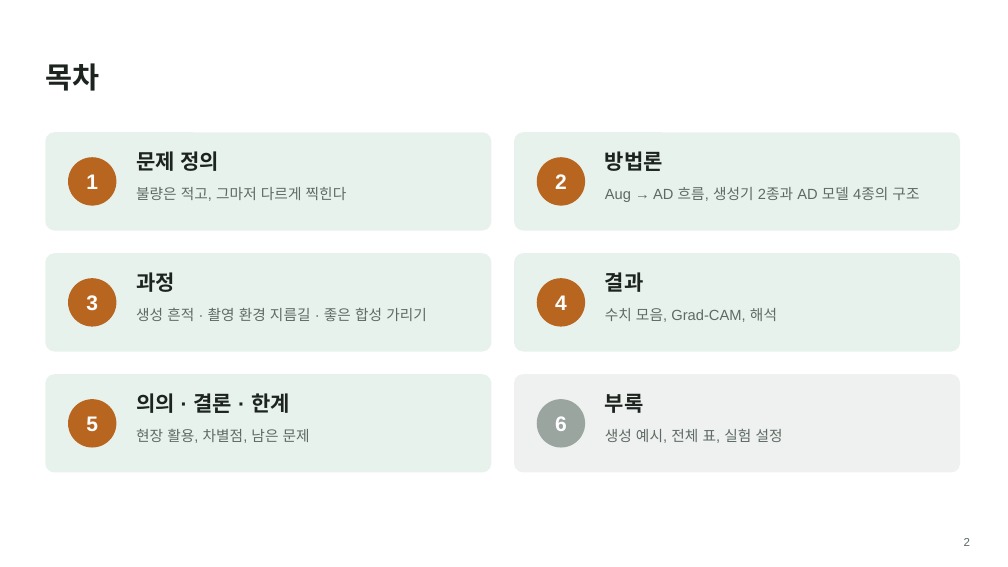
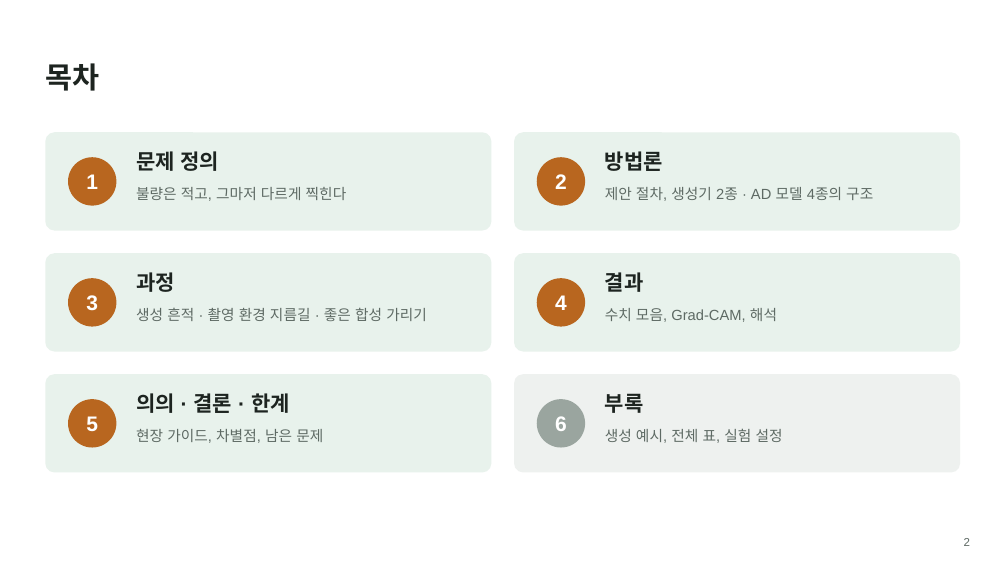
Before and after one commit to Junho-YEO-maker/26_2_DeepLearning, a slide deck: slide 2 of PCB_AD_presentation.pptx. Drawn at 1008x567 pixels with LibreOffice and Linux fonts; fonts in the diff are those of the drawing. Boxes give left, top, right and bottom in pixels: in the first picture for what was removed or moved away, otherwise in the second. Text is boxed around its words. In the diff, an @@ line names an element or a change of style, - is before the commit and + after.

```diff
--- a/PCB_AD_presentation.pptx
+++ b/PCB_AD_presentation.pptx
@@ text at (605, 187, 873, 201): text changed @@
-Aug → AD 흐름, 생성기 2종과 AD 모델 4종의 구조
+제안 절차, 생성기 2종 · AD 모델 4종의 구조
@@ text at (136, 429, 323, 443): text changed @@
-현장 활용, 차별점, 남은 문제
+현장 가이드, 차별점, 남은 문제
```
Also in this commit, not shown: 25 other slides changed, 2 slides added, 2 other files.
